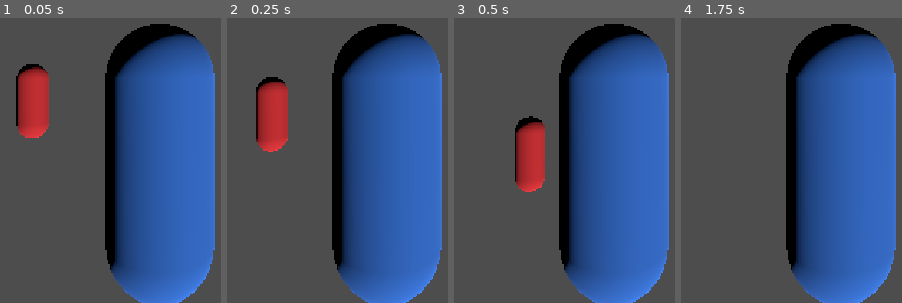
Above: before the commit, frames 1-4 (left to right).
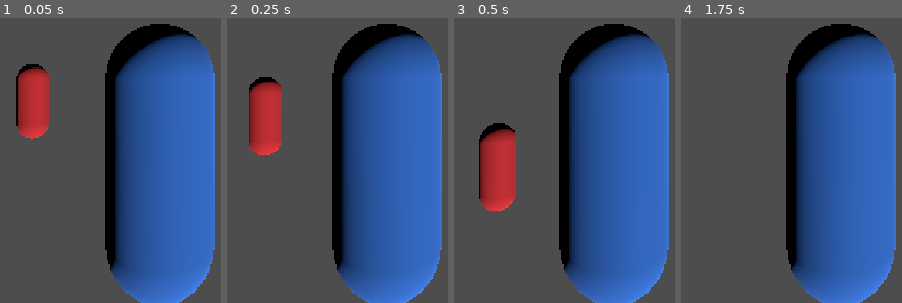
Above: after the commit, the same moments.

Repository: 1sabellavr/Parciar2VideoJuegos
Game: Godot game, scene res://Nivel.tscn
Two runs of this game, one before a commit and one after it. Both use one fixed random seed, a clock stepped at 60 frames per second and the inputs below.
Inputs (mouse positions are in pixels of both pictures, inside the frame that each line leads up to):
- Up to frame 1 (0.05 s): no input
- Up to frame 2 (0.25 s): no input
- Up to frame 3 (0.5 s): no input
- Up to frame 4 (1.75 s): move the mouse to (884, 75) at 0.52 s; hold E (accion) 0.53-1.28 s; hold W (move_up) from 0.53 s (still down); tap Enter at 1.25 s; move the mouse to (800, 80) at 1.27 s; tap E (accion) at 1.35 s

The runs differ from the first frame. In frame 1, less than 0.1% of the frame differs, in the area x 9-23%, y 19-43%; in frame 2, 2.3%; in frame 3, 7.9%, in the area x 11-42%, y 34-68%; in frame 4, nothing differs.

Commit message:
ajuste rango de vision, punto de la ruta,  identacion de arbol de estados, linea de vision y funcion daño

Diff:
--- a/Turno 2/Proyecto_Parcial_Corte2_B/Assets/enemigo_ia.gd
+++ b/Turno 2/Proyecto_Parcial_Corte2_B/Assets/enemigo_ia.gd
@@ -6,12 +6,12 @@
 
 @export var velocidad: float = 3.0
 @export var aceleracion: float = 10.0
-@export var rango_vision: float = 8.0
+@export var rango_vision: float = 10.0
 @export var rango_ataque: float = 1.5
 @export var vida: float = 100.0
 @export var vida_huida: float = 30.0
-@export var altura_ojos: float = 0.9
-@export var ruta: Array[Vector3] = [Vector3(0, 0, 0), Vector3(6, 0, 0)]
+@export var altura_ojos: float =  0.9
+@export var ruta: Array[Vector3] = [Vector3(0, 0, 0), Vector3(8, 0, 0)]
 
 var estado_actual: Estado = Estado.PATRULLAR
 var indice_punto: int = 0
@@ -32,25 +32,24 @@
 func _physics_process(delta: float) -> void:
 	velocity += get_gravity() * delta
 
+
+ # 1. MEDIR
 	var distancia := INF
 	if jugador != null:
 		distancia = _distancia_plana(global_position, jugador.global_position)
 	var lo_veo := _tiene_linea_vision()
 
+ # 2. DECIDIR
 	var nuevo := _decidir_estado(distancia, lo_veo)
 	if nuevo != estado_actual:
 		estado_actual = nuevo
 		print("Enemigo -> ", Estado.keys()[estado_actual])
 
 	match estado_actual:
-		Estado.PATRULLAR:
-			_patrullar(delta)
-		Estado.PERSEGUIR:
-			_moverse_hacia(jugador.global_position, 1.0, delta)
-		Estado.ATACAR:
-			_frenar(delta)
-		Estado.HUIR:
-			_moverse_lejos_de(jugador.global_position, delta)
+		Estado.PATRULLAR: _patrullar(delta)
+		Estado.PERSEGUIR: _moverse_hacia(jugador.global_position, 1.0, delta)
+		Estado.ATACAR:    _frenar(delta)
+		Estado.HUIR:      _moverse_lejos_de(jugador.global_position, delta)
 
 	move_and_slide()
 
@@ -78,6 +77,20 @@
 	# TODO: reemplazar esta línea por la lógica completa descrita arriba.
 	return Estado.PATRULLAR
 
+func _tiene_linea_vision() -> bool:
+	if jugador == null:
+		return false
+
+	vision.position.y = altura_ojos
+	var objetivo: Vector3 = jugador.global_position + Vector3(0, altura_ojos, 0)
+	vision.target_position = vision.to_local(objetivo)
+	vision.force_raycast_update()
+
+	if vision.is_colliding():
+		var colisionador = vision.get_collider()
+		return colisionador == jugador or (colisionador is Node and colisionador.is_in_group("player"))
+	return false
+
 
 ## Le hace daño al enemigo. Devuelve la vida restante.
 ##
@@ -87,21 +100,13 @@
 ##   1. Un parpadeo blanco del material del enemigo (Efectos.flash).
 ##   2. Una ráfaga de las partículas de impacto (Efectos.particulas), que
 ##      ya están armadas como el nodo ParticulasImpacto de esta escena.
+## Le hace daño al enemigo. Devuelve la vida restante.
 func recibir_dano(cantidad: float) -> float:
 	vida = max(vida - cantidad, 0.0)
-	# TODO: agregar aquí el flash y las partículas.
+	var material := mesh.get_surface_override_material(0) as StandardMaterial3D
+	Efectos.flash(material, "albedo_color", Color.WHITE, 0.08, self)
+	Efectos.particulas(particulas_impacto)
 	return vida
-
-
-func _tiene_linea_vision() -> bool:
-	if jugador == null:
-		return false
-	var objetivo: Vector3 = jugador.global_position + Vector3(0, altura_ojos, 0)
-	vision.target_position = vision.to_local(objetivo)
-	vision.force_raycast_update()
-	if vision.is_colliding():
-		return vision.get_collider() == jugador
-	return true
 
 
 func _patrullar(delta: float) -> void:
@@ -127,6 +132,7 @@
 
 
 func _moverse_lejos_de(amenaza: Vector3, delta: float) -> void:
+	# Huir = perseguir con la dirección invertida. Nada más cambia.
 	var direccion := global_position - amenaza
 	direccion.y = 0.0
 	_moverse_hacia(global_position + direccion, 1.3, delta)
@@ -136,6 +142,6 @@
 	velocity.x = move_toward(velocity.x, 0.0, aceleracion * delta)
 	velocity.z = move_toward(velocity.z, 0.0, aceleracion * delta)
 
-
+# Distancia ignorando la altura: si no, un jugador saltando "se aleja"
 func _distancia_plana(a: Vector3, b: Vector3) -> float:
 	return Vector2(a.x - b.x, a.z - b.z).length()
